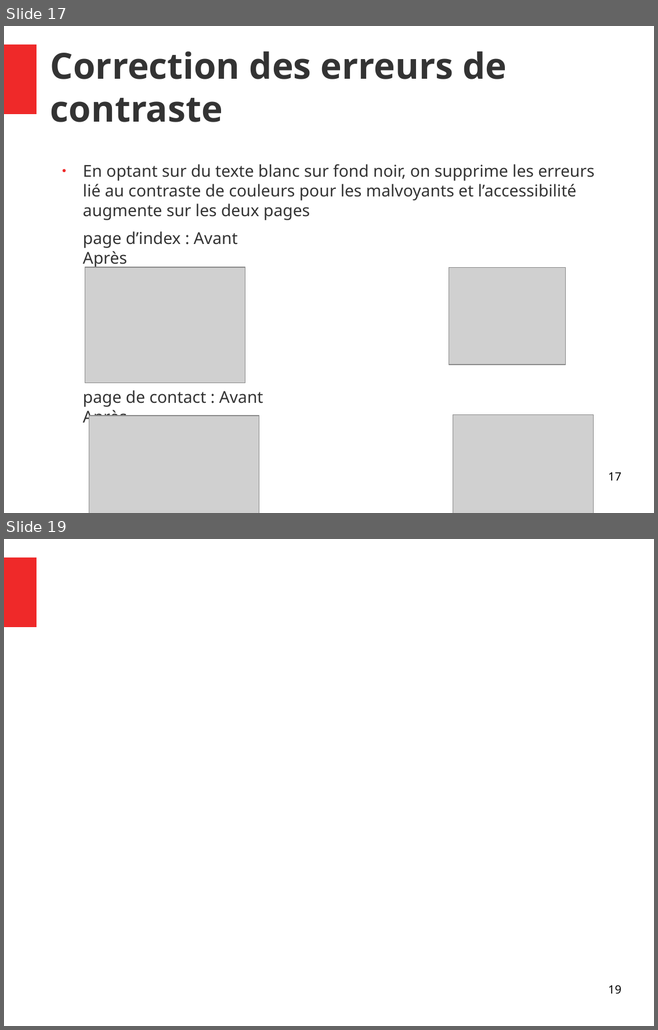
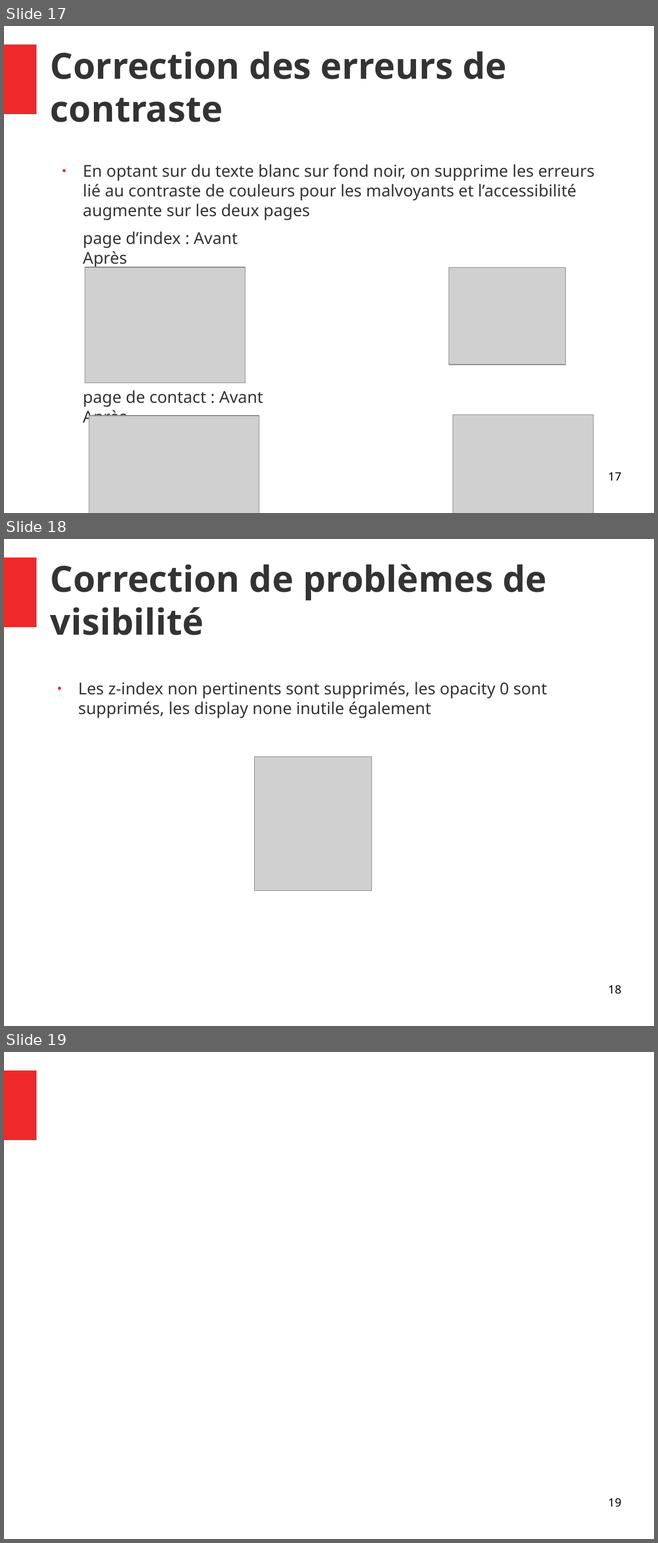
Before and after one commit to Vincent055681/VincentDiRaimondo_4_10052021, a slide deck: audit/Rapport.odp. Shown one above the other, each under a label of ours: slides 17 and 19 before the commit, slides 17, 18 and 19 after it; the slides between them are not shown. The pictures are 658x1030 and 658x1543 pixels, drawn with LibreOffice and Linux fonts; fonts in the diff are those of the drawing; grey boxes stand for pictures. Boxes give left, top, right and bottom in pixels: in the first picture for what was removed or moved away, otherwise in the second. Text is boxed around its words. In the diff, an @@ line names an element or a change of style, - is before the commit and + after.

Commit message:
Plein de correction mineure et checklist MDN

```diff
--- a/audit/Rapport.odp
+++ b/audit/Rapport.odp
@@ slide 18 added at [4, 539, 654, 1026], background #FFFFFF; not listed: 1 template element that a slide beside it also shows @@
@@ title added at [50, 564, 546, 635], 44 pt, text #333333, bold @@
+Correction de problèmes de visibilité
@@ text added at [78, 682, 547, 718], 20 pt, text #333333 @@
+● Les z-index non pertinents sont supprimés, les opacity 0 sont supprimés, les display none inutile également
@@ picture added at [255, 757, 371, 891] @@
@@ page number added at [608, 985, 621, 994], 14 pt, text #000000 @@
+18
```
Also in this commit, not shown: 1 slide removed, 6 other files.
